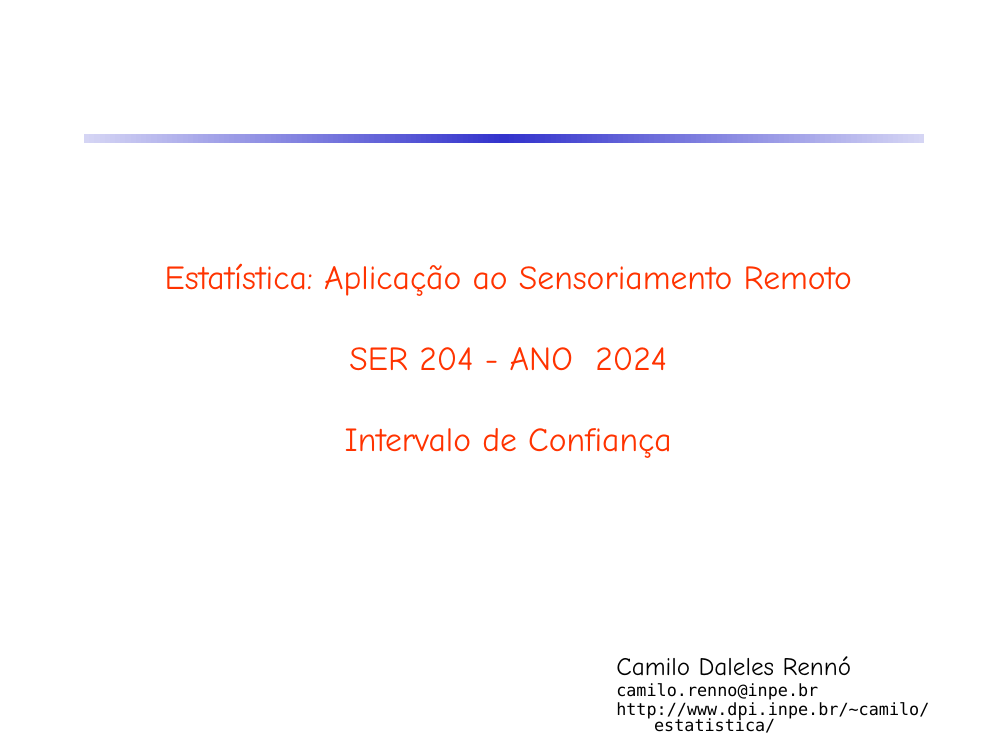
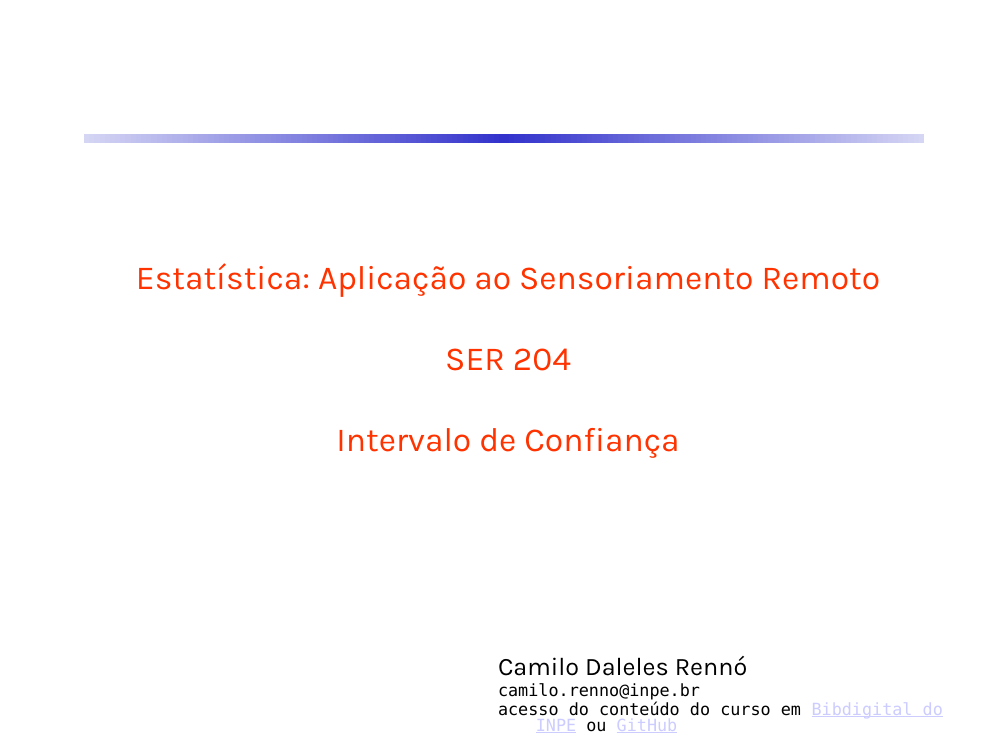
Before and after one commit to CDRenno/Estatistica, a slide deck: slide 1 of ppt/06InfEstat_IntConf.pptx. Drawn at 1008x756 pixels with LibreOffice and Linux fonts; fonts in the diff are those of the drawing. Boxes give left, top, right and bottom in pixels: in the first picture for what was removed or moved away, otherwise in the second. Text is boxed around its words. In the diff, an @@ line names an element or a change of style, - is before the commit and + after.

```diff
--- a/ppt/06InfEstat_IntConf.pptx
+++ b/ppt/06InfEstat_IntConf.pptx
@@ title at (136, 263, 881, 458): text changed; font Comic Neue to Karla @@
-Estatística: Aplicação ao Sensoriamento Remoto
-SER 204 - ANO 2024
-Intervalo de Confiança
+Estatística: Aplicação ao Sensoriamento Remoto
+SER 204
+Intervalo de Confiança
@@ text "Camilo Daleles Rennó": place and size @@
-text "Camilo Daleles Rennó" at (616, 656, 929, 733)
+text "Camilo Daleles Rennó" at (498, 656, 943, 733)
@@ text at (498, 656, 748, 676): font Comic Neue to Karla in "Camilo Daleles Rennó" @@
@@ text at (498, 702, 943, 733): text changed @@
-http://www.dpi.inpe.br/~camilo/estatistica/
+acesso do conteúdo do curso em Bibdigital do INPE ou GitHub
```
Also in this commit, not shown: 20 other slides changed, 5 other files.
